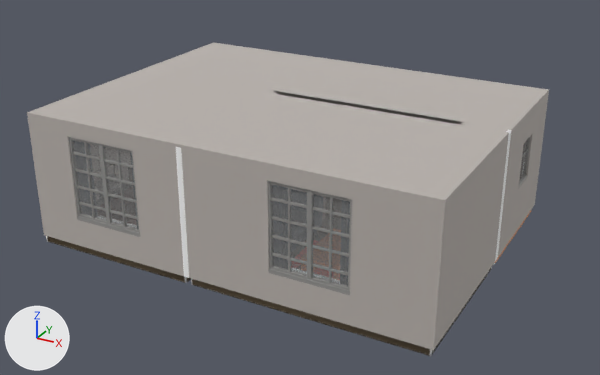
The glTF model main/public/models/2roomflat.glb as it was, and as the next commit left it.
The view is the same before and after, from a camera (50 mm lens) standing at (14.1, -25.5, 14.4) and looking at (-0.8, 1.5, 0.9). Arrows for +X, +Y and +Z are at lower left; the lights stay in place. Where no turn or scale is listed for an object, it has been applied to the vertices. Vertices at the same position are counted once.

The first picture shows 'Cube', 'Window_Large2', 'Window_Large2.001', 'ceiling', 'eastwall', 'southwall'.
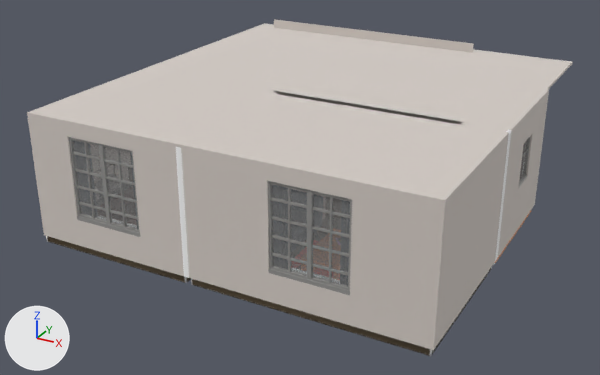
What differs and where, as boxes (x1, y1, x2, y2) in the pictures (600 x 375 px):
```json
{"object": "ceiling", "change": "recoloured, reshaped", "before": [30, 43, 546, 198], "after": [30, 23, 573, 198], "on screen": "13% taller"}
{"object": "southwall", "change": "recoloured", "before": [27, 112, 446, 350], "after": [27, 112, 446, 350]}
{"object": "eastwall", "change": "recoloured", "before": [435, 89, 549, 348], "after": [435, 89, 549, 348]}
{"object": "Plane.001", "change": "added", "after": [274, 19, 474, 53]}
{"part": 1, "of": "me_cube_001", "change": "built on", "after": [214, 23, 573, 89]}
```

The change, as JSON lines over the scene's bpy script:
```json
{"op": "set", "path": "mat_grey.base_color", "old": "(0.578, 0.538, 0.508)", "new": "(0.748, 0.696, 0.656)", "note": "light grey #c8c2bd -> light grey #e0d9d4"}
{"block": "me_cube_001", "where": "# used by ob_ceiling; location = (0.0, 0.0, 0.0)"}
{"op": "remove", "block": "me_cube_001", "code": "me_cube_001.from_pydata(...)  # 48 vertices, 86 faces; spans x -7.6..7.6, y -5.7..5.7, z 5.0..5.1"}
{"op": "add", "block": "me_cube_001", "code": "me_cube_001.from_pydata(...)  # 56 vertices, 104 faces; spans x -7.6..7.6, y -5.7..10.2, z 5.0..5.1"}
{"block": "me_cube_001", "change": "me_cube_001 part 1"}
{"block": "me_cube_001", "change": "4 faces are deleted"}
{"block": "me_cube_001", "change": "8 new vertices lie (0.0, 4.5, 0.0) away from vertices in x -7.6..7.6, y 5.7, z 5.0..5.1"}
{"block": "me_cube_001", "change": "22 new faces join them"}
{"op": "add", "block": "me_plane_001", "code": ["me_plane_001 = bpy.data.meshes.new('Plane.001')", "me_plane_001.from_pydata([(-5.07, 0.0, -3.95), (5.07, 0.0, -3.95), (-5.07, 0.0, 3.95), (5.07, 0.0, 3.95)], [], [(0, 1, 3), (0, 3, 2)])", "me_plane_001.materials.append(mat_grey)  # light grey #e0d9d4"]}
{"op": "add", "block": "ob_plane_001", "code": ["ob_plane_001 = bpy.data.objects.new('Plane.001', me_plane_001)", "ob_plane_001.location = (-1.65, 9.67, 1.55)"]}
```
